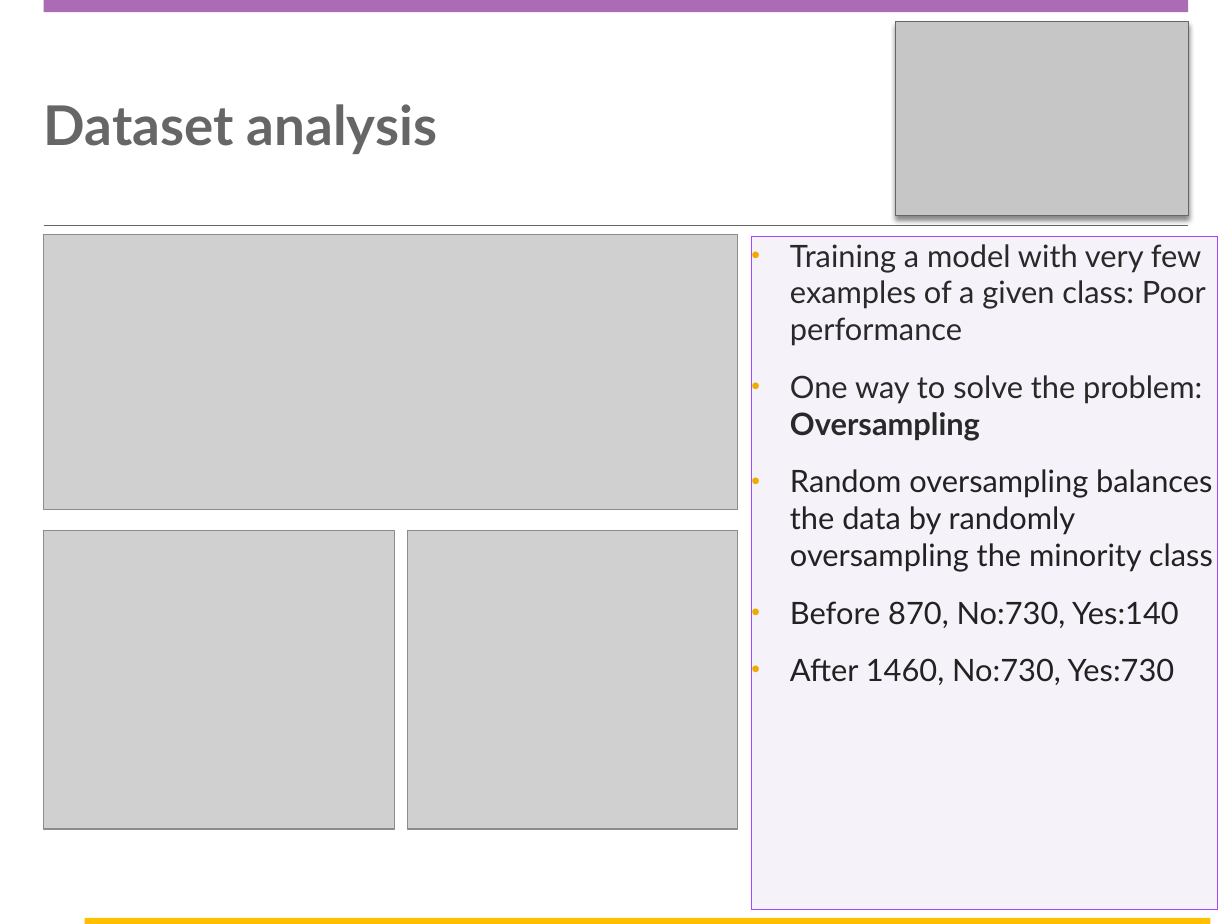
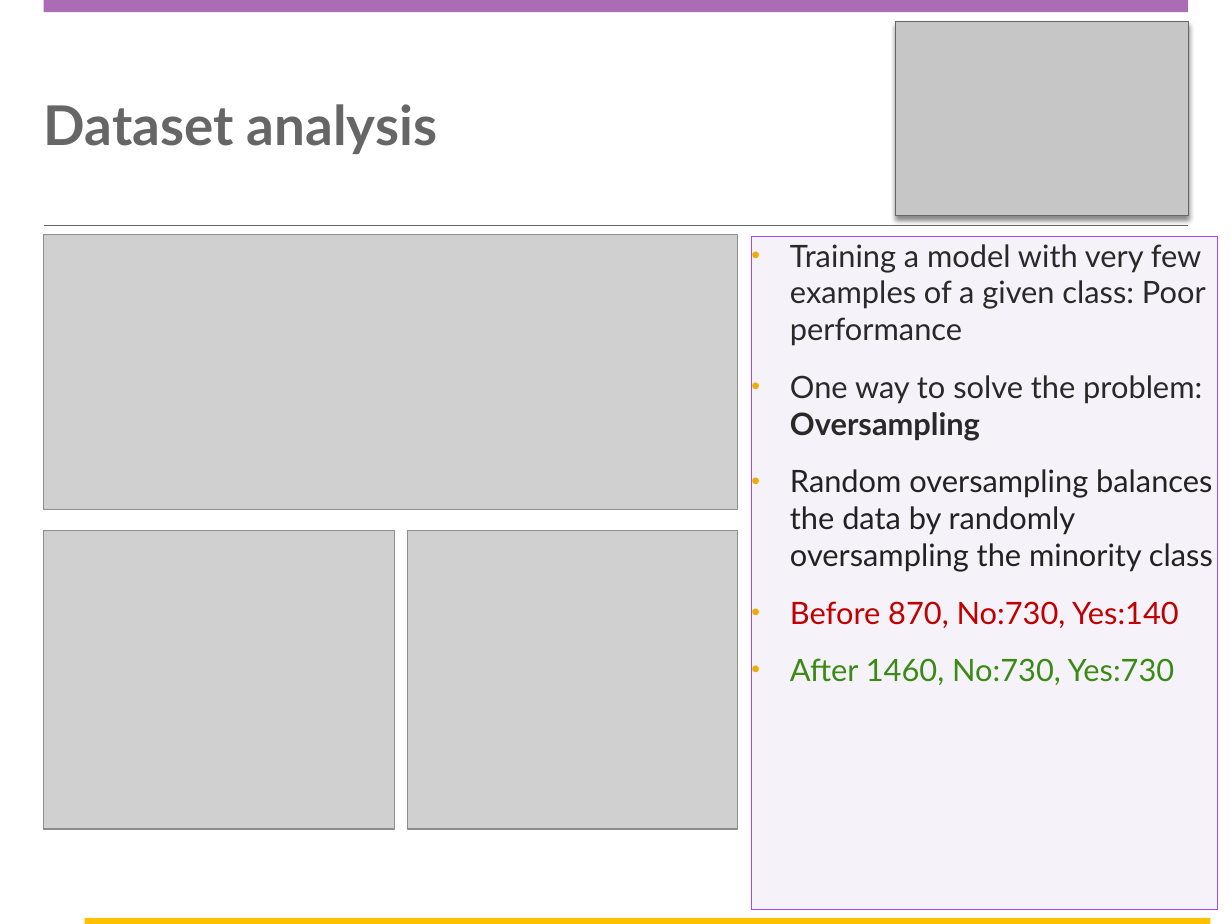
Before and after one commit to carlosAtestevez/CaseStudy2DDS, a slide deck: slide 5 of DDSAnalytics Presentation.pptx. Drawn at 1232x924 pixels with LibreOffice and Linux fonts; fonts in the diff are those of the drawing; grey boxes stand for pictures; background and template pictures are left out. Boxes give left, top, right and bottom in pixels: in the first picture for what was removed or moved away, otherwise in the second. Text is boxed around its words. In the diff, an @@ line names an element or a change of style, - is before the commit and + after.

```diff
--- a/DDSAnalytics Presentation.pptx
+++ b/DDSAnalytics Presentation.pptx
@@ text at bbox=[790, 601, 1179, 685]: text colour #222222 to #C00000 in "Before 870, No:730, Yes:140"; text colour #222222 to #3B8A15 in "After 1460, No:730, Yes:730" @@
```
Also in this commit, not shown: 5 other slides changed, 1 other file.
